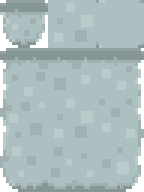
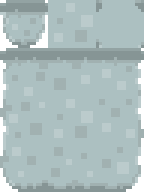
Layer changes from the first 144 × 192 image to the second:
painted on "Ground" over bbox(96, 0, 144, 48)
